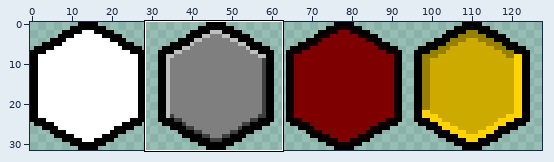
A sprite sheet gets an edit: KreativerName/Resources/Textures/Hex.png. The picture above shows the old version from afar; the outline marks the close-up.
Close-up. Old version:
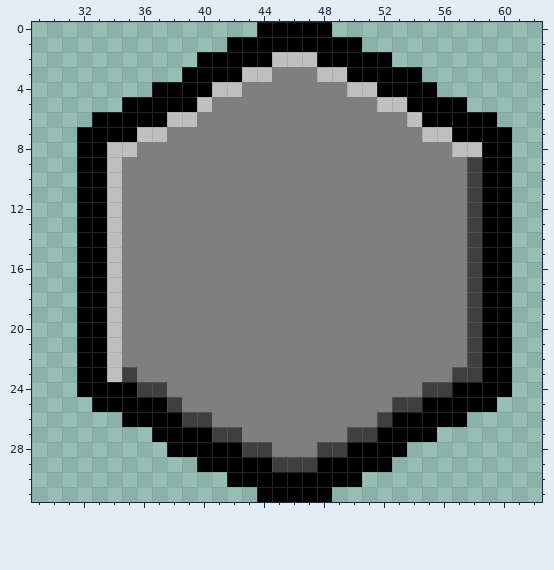
The file is 128x32 pixels. Colours within 5 levels of each other are drawn and written as one. Shown: x 29..62, y 0..31.
Now the later version:
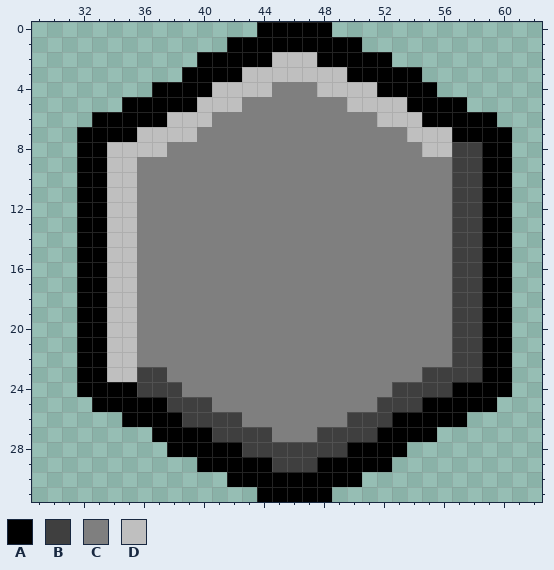
Palette (. is transparent): A #000000  B #3f3f3f  C #7f7f7f  D #bfbfbf
Edits made:
Colour C gives way to colour B in rows 9 to 22 at x 57; in row 23 at x 36 to 37 and 55 to 56; in row 24 at x 38 and 53 to 54; in row 25 at x 39 to 40 and 52; in row 26 at x 41 to 42 and 50 to 51; in row 27 at x 43 to 44 and 48 to 49.
Colour C gives way to colour B in row 28 at x 45 to 47.
Colour D gives way to colour B in row 8 at x 57 to 58.
Colour B gives way to colour D in row 23 at x 35.
Colour C gives way to colour D in row 3 at x 45 to 47; in row 4 at x 43 to 44 and 48 to 49; in row 5 at x 41 to 42 and 50 to 51; in row 6 at x 40 and 52 to 53; in row 7 at x 38 to 39 and 54; in row 8 at x 36 to 37 and 55 to 56.
Colour C gives way to colour D in rows 9 to 22 at x 35.
